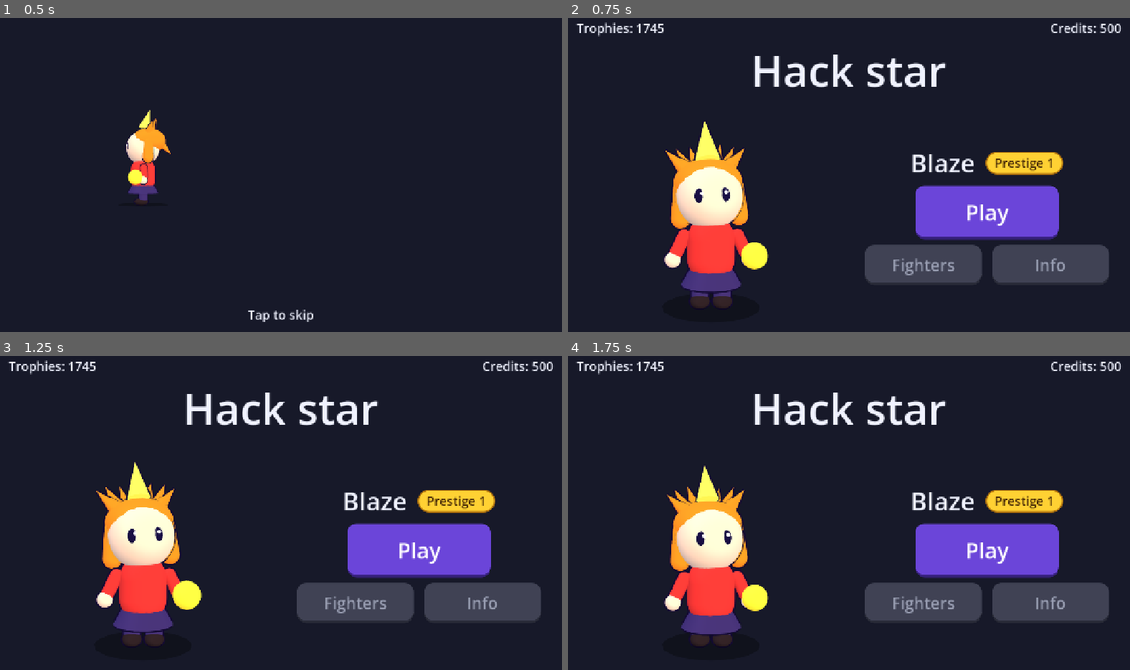
Above: before the commit, frames 1-4 (two rows, left to right).
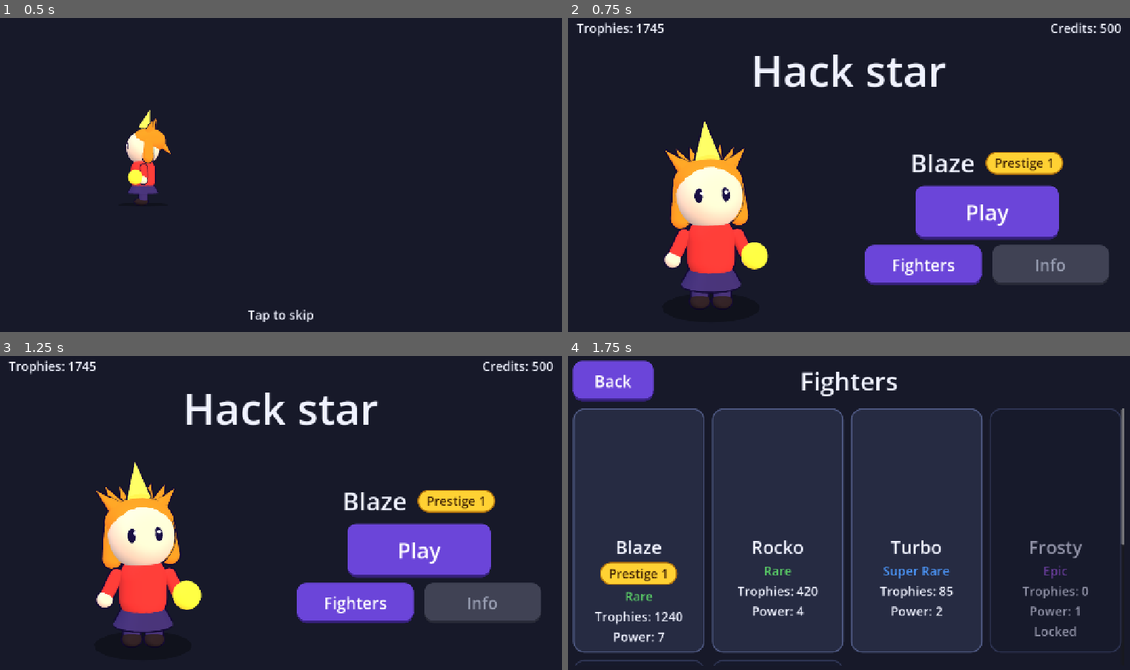
Above: after the commit, the same moments.

Repository: martinnordio/hack_star
Game: Godot game, scene res://scenes/home.tscn
Same seed, same stepped clock (60 frames per second), same inputs: the game is played once before the commit and once after it.
Inputs (mouse positions are in pixels of both pictures, inside the frame that each line leads up to):
- Up to frame 1 (0.5 s): no input
- Up to frame 2 (0.75 s): tap Enter at 0.5 s; move the mouse to (972, 156) at 0.52 s; hold D (move_right) from 0.53 s (still down); hold Shift from 0.53 s (still down); click (972, 156) at 0.67 s
- Up to frame 3 (1.25 s): keep holding D (move_right); keep holding Shift; tap Space at 0.77 s
- Up to frame 4 (1.75 s): release D (move_right) at 1.25 s; release Shift at 1.25 s; click (922, 604) at 1.25 s, where only the run after the commit has a clickable "Fighters"

Frame 1 is identical in both runs. In frame 2, 2.7% of the frame differs, in the area x 52-74%, y 72-86%; in frame 3, 2.7%; in frame 4, 65%, in the area x 0-99%, y 1-99%.

Commit message:
Step 7: Fighter list (#28)
Co-authored-by: Copilot <223556219+Copilot@users.noreply.github.com>

Diff:
--- a/hack_star_godot/scenes/autoload/game_state.gd
+++ b/hack_star_godot/scenes/autoload/game_state.gd
@@ -10,6 +10,8 @@
 var selected_fighter: String = ""
 var selected_skins: Dictionary[String, String] = {}
 var entrance_played: bool = false
+## The fighter pictures of the list, rendered once per game start (see `FighterPictures`).
+var pictures: Dictionary[String, Texture2D] = {}
 
 
 func _ready() -> void:
@@ -27,6 +29,7 @@
 	for fighter_id: String in Fighters.ids():
 		selected_skins[fighter_id] = Fighters.DEFAULT_SKIN
 	entrance_played = false
+	pictures = {}
 
 
 func is_unlocked(fighter_id: String) -> bool:
--- a/hack_star_godot/scenes/autoload/screens.gd
+++ b/hack_star_godot/scenes/autoload/screens.gd
@@ -4,6 +4,7 @@
 
 const HOME: String = "res://scenes/home.tscn"
 const ARENA: String = "res://scenes/arena.tscn"
+const FIGHTERS: String = "res://scenes/fighter_list.tscn"
 
 
 func go_to(path: String) -> Error:
--- /dev/null
+++ b/hack_star_godot/scenes/fighter_list.gd
@@ -0,0 +1,36 @@
+extends Control
+## The fighter list: a scrolling grid with one card per fighter. The pictures come from the
+## cache of `GameState` and are rendered once per game start.
+
+const CARD: PackedScene = preload("res://scenes/ui/fighter_card.tscn")
+const CARD_WIDTH: float = 300.0
+
+@onready var _scroll: ScrollContainer = $Margin/Column/Scroll
+@onready var _grid: GridContainer = $Margin/Column/Scroll/Grid
+
+
+func _ready() -> void:
+	for fighter_id: String in Fighters.ids():
+		var card: FighterCard = CARD.instantiate()
+		card.name = fighter_id.capitalize()
+		card.size_flags_horizontal = Control.SIZE_EXPAND_FILL
+		_grid.add_child(card)
+		card.setup(fighter_id)
+	_scroll.resized.connect(_update_columns)
+	_update_columns()
+	await FighterPictures.ensure(self)
+	if is_inside_tree():
+		for card: FighterCard in _cards():
+			card.set_picture(FighterPictures.cached(card.fighter_id))
+
+
+func _cards() -> Array[FighterCard]:
+	var cards: Array[FighterCard] = []
+	for child: Node in _grid.get_children():
+		cards.append(child as FighterCard)
+	return cards
+
+
+# As many columns as fit the width, at least one.
+func _update_columns() -> void:
+	_grid.columns = maxi(1, int(_scroll.size.x / CARD_WIDTH))
--- /dev/null
+++ b/hack_star_godot/scenes/fighter_list.tscn
@@ -0,0 +1,67 @@
+[gd_scene format=3]
+
+[ext_resource type="Script" path="res://scenes/fighter_list.gd" id="1_list"]
+[ext_resource type="PackedScene" path="res://scenes/ui/back_button.tscn" id="2_back"]
+
+[node name="FighterList" type="Control"]
+layout_mode = 3
+anchors_preset = 15
+anchor_right = 1.0
+anchor_bottom = 1.0
+grow_horizontal = 2
+grow_vertical = 2
+script = ExtResource("1_list")
+
+[node name="Background" type="Panel" parent="."]
+layout_mode = 1
+anchors_preset = 15
+anchor_right = 1.0
+anchor_bottom = 1.0
+grow_horizontal = 2
+grow_vertical = 2
+theme_type_variation = &"BackgroundPanel"
+
+[node name="Margin" type="MarginContainer" parent="."]
+layout_mode = 1
+anchors_preset = 15
+anchor_right = 1.0
+anchor_bottom = 1.0
+grow_horizontal = 2
+grow_vertical = 2
+theme_override_constants/margin_left = 24
+theme_override_constants/margin_top = 24
+theme_override_constants/margin_right = 24
+theme_override_constants/margin_bottom = 16
+
+[node name="Column" type="VBoxContainer" parent="Margin"]
+layout_mode = 2
+theme_override_constants/separation = 16
+
+[node name="Header" type="HBoxContainer" parent="Margin/Column"]
+layout_mode = 2
+
+[node name="BackButton" parent="Margin/Column/Header" instance=ExtResource("2_back")]
+layout_mode = 2
+
+[node name="Title" type="Label" parent="Margin/Column/Header"]
+layout_mode = 2
+size_flags_horizontal = 3
+theme_type_variation = &"HeadingLabel"
+text = "Fighters"
+horizontal_alignment = 1
+
+[node name="Balance" type="Control" parent="Margin/Column/Header"]
+custom_minimum_size = Vector2(180, 0)
+layout_mode = 2
+
+[node name="Scroll" type="ScrollContainer" parent="Margin/Column"]
+layout_mode = 2
+size_flags_vertical = 3
+horizontal_scroll_mode = 3
+
+[node name="Grid" type="GridContainer" parent="Margin/Column/Scroll"]
+layout_mode = 2
+size_flags_horizontal = 3
+theme_override_constants/h_separation = 16
+theme_override_constants/v_separation = 16
+columns = 4
--- a/hack_star_godot/scenes/home.gd
+++ b/hack_star_godot/scenes/home.gd
@@ -1,6 +1,6 @@
 extends Control
 ## The home screen: the chosen fighter and skin, the player's trophies and credits, the
-## fighter's Prestige and **Play**. Fighters and Info open with Steps 7 and 9.
+## fighter's Prestige, **Play** and **Fighters**. Info opens with Step 9.
 ## At each game start it first plays the entrance: the fighter drops in with a bounce, a light
 ## burst and sparkles, the title pops in; a click, a touch or a key skips to the end state.
 
@@ -30,12 +30,14 @@
 @onready var _body: BoxContainer = $Margin/Column/Body
 @onready var _controls: Control = $Margin/Column/Body/Controls
 @onready var _play_button: Button = $Margin/Column/Body/Controls/PlayButton
+@onready var _fighters_button: Button = $Margin/Column/Body/Controls/MoreRow/FightersButton
 @onready var _flash: ColorRect = $Flash
 @onready var _skip_hint: Label = $SkipHint
 
 
 func _ready() -> void:
 	_play_button.pressed.connect(_on_play_pressed)
+	_fighters_button.pressed.connect(_on_fighters_pressed)
 	resized.connect(_arrange)
 	_title.resized.connect(_center_title_pivot)
 	_arrange()
@@ -82,6 +84,10 @@
 
 func _on_play_pressed() -> void:
 	Screens.go_to(Screens.ARENA)
+
+
+func _on_fighters_pressed() -> void:
+	Screens.go_to(Screens.FIGHTERS)
 
 
 static func _is_skip(event: InputEvent) -> bool:
--- a/hack_star_godot/scenes/home.tscn
+++ b/hack_star_godot/scenes/home.tscn
@@ -104,7 +104,6 @@
 [node name="FightersButton" type="Button" parent="Margin/Column/Body/Controls/MoreRow"]
 custom_minimum_size = Vector2(260, 80)
 layout_mode = 2
-disabled = true
 text = "Fighters"
 
 [node name="InfoButton" type="Button" parent="Margin/Column/Body/Controls/MoreRow"]
--- /dev/null
+++ b/hack_star_godot/scenes/ui/fighter_card.gd
@@ -0,0 +1,36 @@
+class_name FighterCard
+extends PanelContainer
+## One fighter in the list: picture, name, rarity, trophies, power level and Prestige badge.
+## A locked fighter is greyed out and shows a lock label.
+
+const LOCKED_TINT: Color = Color(0.6, 0.6, 0.65)
+
+var fighter_id: String = ""
+
+@onready var _picture: TextureRect = $Column/Picture
+@onready var _name_label: Label = $Column/NameLabel
+@onready var _badge: PrestigeBadge = $Column/PrestigeBadge
+@onready var _rarity_label: Label = $Column/RarityLabel
+@onready var _trophies_label: Label = $Column/TrophiesLabel
+@onready var _power_label: Label = $Column/PowerLabel
+@onready var _lock_label: Label = $Column/LockLabel
+
+
+## Fills the card from the catalogue and `GameState`.
+func setup(new_fighter_id: String) -> void:
+	fighter_id = new_fighter_id
+	var fighter: Dictionary = Fighters.get_fighter(fighter_id)
+	_name_label.text = fighter["name"]
+	_rarity_label.text = fighter["rarity"]
+	_rarity_label.add_theme_color_override("font_color", Rarity.color(fighter["rarity"]))
+	_trophies_label.text = "Trophies: %d" % GameState.trophies[fighter_id]
+	_power_label.text = "Power: %d" % GameState.power_levels[fighter_id]
+	_badge.show_for_trophies(GameState.trophies[fighter_id])
+	var unlocked: bool = GameState.is_unlocked(fighter_id)
+	_lock_label.visible = not unlocked
+	modulate = Color.WHITE if unlocked else LOCKED_TINT
+	set_picture(FighterPictures.cached(fighter_id))
+
+
+func set_picture(texture: Texture2D) -> void:
+	_picture.texture = texture
--- /dev/null
+++ b/hack_star_godot/scenes/ui/fighter_card.tscn
@@ -0,0 +1,54 @@
+[gd_scene format=3]
+
+[ext_resource type="Script" path="res://scenes/ui/fighter_card.gd" id="1_card"]
+[ext_resource type="PackedScene" path="res://scenes/ui/prestige_badge.tscn" id="2_badge"]
+
+[sub_resource type="CanvasItemMaterial" id="CanvasItemMaterial_premult"]
+blend_mode = 4
+
+[node name="FighterCard" type="PanelContainer"]
+custom_minimum_size = Vector2(280, 0)
+theme_type_variation = &"CardPanel"
+script = ExtResource("1_card")
+
+[node name="Column" type="VBoxContainer" parent="."]
+layout_mode = 2
+theme_override_constants/separation = 6
+
+[node name="Picture" type="TextureRect" parent="Column"]
+material = SubResource("CanvasItemMaterial_premult")
+custom_minimum_size = Vector2(0, 260)
+layout_mode = 2
+expand_mode = 1
+stretch_mode = 5
+
+[node name="NameLabel" type="Label" parent="Column"]
+layout_mode = 2
+theme_type_variation = &"SubheadingLabel"
+text = "Fighter"
+horizontal_alignment = 1
+
+[node name="PrestigeBadge" parent="Column" instance=ExtResource("2_badge")]
+layout_mode = 2
+size_flags_horizontal = 4
+
+[node name="RarityLabel" type="Label" parent="Column"]
+layout_mode = 2
+text = "Rare"
+horizontal_alignment = 1
+
+[node name="TrophiesLabel" type="Label" parent="Column"]
+layout_mode = 2
+text = "Trophies: 0"
+horizontal_alignment = 1
+
+[node name="PowerLabel" type="Label" parent="Column"]
+layout_mode = 2
+text = "Power: 1"
+horizontal_alignment = 1
+
+[node name="LockLabel" type="Label" parent="Column"]
+visible = false
+layout_mode = 2
+text = "Locked"
+horizontal_alignment = 1
--- /dev/null
+++ b/hack_star_godot/scenes/ui/fighter_pictures.gd
@@ -0,0 +1,52 @@
+class_name FighterPictures
+extends RefCounted
+## The pictures of the fighter list: each fighter in its chosen skin is rendered once by an
+## off-screen `FighterStage` into an `ImageTexture` and cached in `GameState.pictures` (a live 3D
+## view per card would cost six renders per frame on a phone).
+
+const STAGE: PackedScene = preload("res://scenes/ui/fighter_stage.tscn")
+const PICTURE_SIZE: Vector2 = Vector2(256.0, 320.0)
+const FAR_AWAY: Vector2 = Vector2(-10000.0, -10000.0)
+const RENDER_FRAMES: int = 3
+
+
+static func key(fighter_id: String, skin_id: String) -> String:
+	return "%s/%s" % [fighter_id, skin_id]
+
+
+## The cached picture of a fighter in its chosen skin, or null while it is not rendered.
+static func cached(fighter_id: String) -> Texture2D:
+	return GameState.pictures.get(key(fighter_id, GameState.selected_skins[fighter_id]))
+
+
+## Renders the pictures that are not cached yet. A run without a renderer (headless) has nothing
+## to draw and caches nothing.
+static func ensure(host: Node) -> void:
+	if DisplayServer.get_name() == "headless":
+		return
+	var stages: Dictionary[String, FighterStage] = {}
+	for fighter_id: String in Fighters.ids():
+		var skin_id: String = GameState.selected_skins[fighter_id]
+		var picture_key: String = key(fighter_id, skin_id)
+		if GameState.pictures.has(picture_key):
+			continue
+		var stage: FighterStage = STAGE.instantiate()
+		stage.position = FAR_AWAY
+		host.add_child(stage)
+		stage.size = PICTURE_SIZE
+		stage.model.idle_enabled = false
+		stage.show_fighter(fighter_id, skin_id)
+		stages[picture_key] = stage
+	if stages.is_empty():
+		return
+	var tree: SceneTree = host.get_tree()
+	for frame: int in RENDER_FRAMES:
+		await tree.process_frame
+	for picture_key: String in stages:
+		var stage: FighterStage = stages[picture_key]
+		if not is_instance_valid(stage):
+			continue
+		var image: Image = stage.get_node("Viewport").get_texture().get_image()
+		if image != null and not image.is_empty():
+			GameState.pictures[picture_key] = ImageTexture.create_from_image(image)
+		stage.queue_free()
--- a/hack_star_godot/scenes/ui/hack_star_theme.tres
+++ b/hack_star_godot/scenes/ui/hack_star_theme.tres
@@ -64,6 +64,22 @@
 border_width_bottom = 3
 border_color = Color(0.3, 0.34, 0.5, 1)
 
+[sub_resource type="StyleBoxFlat" id="CardPanel_panel"]
+content_margin_left = 16.0
+content_margin_top = 16.0
+content_margin_right = 16.0
+content_margin_bottom = 16.0
+bg_color = Color(0.15, 0.17, 0.26, 1)
+corner_radius_top_left = 24
+corner_radius_top_right = 24
+corner_radius_bottom_right = 24
+corner_radius_bottom_left = 24
+border_width_left = 3
+border_width_top = 3
+border_width_right = 3
+border_width_bottom = 3
+border_color = Color(0.3, 0.34, 0.5, 1)
+
 [sub_resource type="StyleBoxFlat" id="Panel_background"]
 bg_color = Color(0.09, 0.1, 0.16, 1)
 
@@ -71,6 +87,8 @@
 default_font_size = 28
 BackgroundPanel/base_type = &"Panel"
 BackgroundPanel/styles/panel = SubResource("Panel_background")
+CardPanel/base_type = &"PanelContainer"
+CardPanel/styles/panel = SubResource("CardPanel_panel")
 BigButton/base_type = &"Button"
 BigButton/font_sizes/font_size = 48
 Button/colors/font_color = Color(1, 1, 1, 1)
@@ -85,6 +103,8 @@
 Button/styles/pressed = SubResource("Button_pressed")
 HeadingLabel/base_type = &"Label"
 HeadingLabel/font_sizes/font_size = 56
+SubheadingLabel/base_type = &"Label"
+SubheadingLabel/font_sizes/font_size = 40
 Label/colors/font_color = Color(0.94, 0.95, 1, 1)
 Label/font_sizes/font_size = 28
 Panel/styles/panel = SubResource("Panel_card")
--- /dev/null
+++ b/hack_star_godot/tests/test_fighter_list.gd
@@ -0,0 +1,104 @@
+extends GutTest
+
+const LIST: PackedScene = preload("res://scenes/fighter_list.tscn")
+const GRID_PATH: String = "Margin/Column/Scroll/Grid"
+
+
+func before_each() -> void:
+	GameState.reset()
+
+
+func _show_list() -> Control:
+	var screen: Control = autofree(LIST.instantiate())
+	add_child(screen)
+	return screen
+
+
+func _card(screen: Control, fighter_id: String) -> FighterCard:
+	return screen.get_node(GRID_PATH).get_node(fighter_id.capitalize())
+
+
+func test_has_six_cards_in_catalogue_order() -> void:
+	var screen: Control = _show_list()
+	var ids: Array[String] = []
+	for card: FighterCard in screen.get_node(GRID_PATH).get_children():
+		ids.append(card.fighter_id)
+	assert_eq(ids, Fighters.ids())
+	assert_eq(ids.size(), 6)
+
+
+func test_card_shows_name_rarity_trophies_and_power() -> void:
+	var card: FighterCard = _card(_show_list(), "blaze")
+	assert_eq(card.get_node("Column/NameLabel").text, "Blaze")
+	assert_eq(card.get_node("Column/RarityLabel").text, "Rare")
+	assert_eq(card.get_node("Column/TrophiesLabel").text, "Trophies: 1240")
+	assert_eq(card.get_node("Column/PowerLabel").text, "Power: 7")
+
+
+func test_rarity_is_shown_in_its_colour() -> void:
+	var label: Label = _card(_show_list(), "pixel").get_node("Column/RarityLabel")
+	assert_eq(label.get_theme_color("font_color"), Rarity.color("Legendary"))
+
+
+func test_blaze_shows_prestige_1_and_the_others_no_badge() -> void:
+	var screen: Control = _show_list()
+	var badge: PrestigeBadge = _card(screen, "blaze").get_node("Column/PrestigeBadge")
+	assert_true(badge.visible)
+	assert_eq(badge.get_node("Label").text, "Prestige 1")
+	for fighter_id: String in ["rocko", "turbo", "frosty", "luna", "pixel"]:
+		var other: PrestigeBadge = _card(screen, fighter_id).get_node("Column/PrestigeBadge")
+		assert_false(other.visible, "%s has no badge" % fighter_id)
+
+
+func test_locked_fighters_are_greyed_out_with_a_lock() -> void:
+	var screen: Control = _show_list()
+	for fighter_id: String in ["frosty", "luna", "pixel"]:
+		var card: FighterCard = _card(screen, fighter_id)
+		assert_true(card.get_node("Column/LockLabel").visible, "%s shows the lock" % fighter_id)
+		assert_lt(card.modulate.r, 1.0, "%s is greyed out" % fighter_id)
+	for fighter_id: String in ["blaze", "rocko", "turbo"]:
+		var card: FighterCard = _card(screen, fighter_id)
+		assert_false(card.get_node("Column/LockLabel").visible, "%s has no lock" % fighter_id)
+		assert_eq(card.modulate, Color.WHITE)
+
+
+func test_cached_pictures_are_used_without_rendering_again() -> void:
+	var texture: ImageTexture = ImageTexture.create_from_image(
+		Image.create(4, 4, false, Image.FORMAT_RGBA8)
+	)
+	for fighter_id: String in Fighters.ids():
+		GameState.pictures[FighterPictures.key(fighter_id, "default")] = texture
+	var screen: Control = _show_list()
+	assert_eq(_card(screen, "luna").get_node("Column/Picture").texture, texture)
+	assert_eq(screen.get_children().size(), 2, "no off-screen stage was added")
+
+
+func test_columns_follow_the_width() -> void:
+	var holder: Control = autofree(Control.new())
+	add_child(holder)
+	var screen: Control = LIST.instantiate()
+	holder.add_child(screen)
+	var grid: GridContainer = screen.get_node(GRID_PATH)
+	holder.size = Vector2(1280, 720)
+	await wait_process_frames(2)
+	assert_eq(grid.columns, 4)
+	holder.size = Vector2(500, 900)
+	await wait_process_frames(2)
+	assert_eq(grid.columns, 1)
+
+
+func test_back_goes_home() -> void:
+	var tree: SceneTree = get_tree()
+	var previous: Node = tree.current_scene
+	var placeholder: Node = Node.new()
+	tree.root.add_child(placeholder)
+	tree.current_scene = placeholder
+	var screen: Control = LIST.instantiate()
+	placeholder.add_child(screen)
+	screen.get_node("Margin/Column/Header/BackButton").pressed.emit()
+	await wait_process_frames(2)
+	var shown: Node = tree.current_scene
+	assert_eq(shown.scene_file_path, Screens.HOME, "Back opens the home screen")
+	shown.queue_free()
+	await wait_process_frames(1)
+	tree.current_scene = previous
--- a/hack_star_godot/tests/test_home.gd
+++ b/hack_star_godot/tests/test_home.gd
@@ -54,10 +54,28 @@
 	assert_false(screen.get_node("Margin/Column/Body/Controls/NameRow/PrestigeBadge").visible)
 
 
-func test_fighters_and_info_wait_for_their_steps() -> void:
-	var screen: Control = _show_home()
-	assert_true(screen.get_node("Margin/Column/Body/Controls/MoreRow/FightersButton").disabled)
+func test_info_waits_for_its_step() -> void:
+	var screen: Control = _show_home()
 	assert_true(screen.get_node("Margin/Column/Body/Controls/MoreRow/InfoButton").disabled)
+
+
+func test_fighters_opens_the_fighter_list() -> void:
+	var tree: SceneTree = get_tree()
+	var previous: Node = tree.current_scene
+	var placeholder: Node = Node.new()
+	tree.root.add_child(placeholder)
+	tree.current_scene = placeholder
+	var screen: Control = HOME.instantiate()
+	placeholder.add_child(screen)
+	var button: Button = screen.get_node("Margin/Column/Body/Controls/MoreRow/FightersButton")
+	assert_false(button.disabled)
+	button.pressed.emit()
+	await wait_process_frames(2)
+	var shown: Node = tree.current_scene
+	assert_eq(shown.scene_file_path, Screens.FIGHTERS, "Fighters opens the list")
+	shown.queue_free()
+	await wait_process_frames(1)
+	tree.current_scene = previous
 
 
 func test_play_opens_the_arena() -> void:
--- a/hack_star_godot/tests/test_screen_sizes.gd
+++ b/hack_star_godot/tests/test_screen_sizes.gd
@@ -3,6 +3,7 @@
 ## and Play and Back react to a mouse click and to a touch.
 
 const HOME_SCENE: PackedScene = preload("res://scenes/home.tscn")
+const LIST_SCENE: PackedScene = preload("res://scenes/fighter_list.tscn")
 const ARENA_SCENE: PackedScene = preload("res://scenes/arena.tscn")
 const ArenaScript: GDScript = preload("res://scenes/arena.gd")
 const SIZES: Dictionary = {
@@ -96,6 +97,34 @@
 		shown[0].queue_free()
 
 
+func test_fighter_list_fits_every_size() -> void:
+	for label: String in SIZES:
+		var size: Vector2i = SIZES[label]
+		var shown: Array = await _show_in_viewport(LIST_SCENE, size)
+		var screen: Control = shown[1]
+		var visible_rect: Rect2 = Rect2(Vector2.ZERO, _content_size(size))
+		_assert_inside(screen.get_node("Margin/Column/Header/BackButton"), visible_rect, label)
+		_assert_inside(screen.get_node("Margin/Column/Header/Title"), visible_rect, label)
+		var scroll: ScrollContainer = screen.get_node("Margin/Column/Scroll")
+		_assert_inside(scroll, visible_rect, "%s scroll" % label)
+		var grid: GridContainer = scroll.get_node("Grid")
+		assert_lte(grid.size.x, scroll.size.x + 0.5, "%s grid is not wider than the screen" % label)
+		var first: Control = grid.get_child(0)
+		_assert_inside(first, visible_rect, "%s first card" % label)
+		shown[0].queue_free()
+
+
+func test_back_on_the_list_reacts_to_mouse_click_and_touch() -> void:
+	var shown: Array = await _show_in_viewport(LIST_SCENE, Vector2i(844, 390))
+	var button: Button = shown[1].get_node("Margin/Column/Header/BackButton")
+	_drop_handlers(button)
+	watch_signals(button)
+	_click(shown[0], button)
+	assert_signal_emit_count(button, "pressed", 1, "a click presses Back")
+	_touch(shown[0], button)
+	assert_signal_emit_count(button, "pressed", 2, "a touch presses Back")
+
+
 func test_arena_fits_every_size() -> void:
 	for label: String in SIZES:
 		var size: Vector2i = SIZES[label]
--- a/hack_star_godot/tests/test_screens.gd
+++ b/hack_star_godot/tests/test_screens.gd
@@ -4,7 +4,7 @@
 
 
 func test_each_screen_constant_names_an_existing_scene() -> void:
-	for path: String in [Screens.HOME, Screens.ARENA]:
+	for path: String in [Screens.HOME, Screens.ARENA, Screens.FIGHTERS]:
 		assert_true(ResourceLoader.exists(path), "%s exists" % path)
 		assert_true(load(path) is PackedScene, "%s is a scene" % path)
 
Not shown, added: hack_star_godot/scenes/fighter_list.gd.uid
Not shown, added: hack_star_godot/scenes/ui/fighter_card.gd.uid
Not shown, added: hack_star_godot/scenes/ui/fighter_pictures.gd.uid
Not shown, added: hack_star_godot/tests/test_fighter_list.gd.uid
Not shown, changed: hack_star_godot/.specs/features/2026_11_12_04_basic_ui_spec.md
Not shown, changed: hack_star_godot/docs/architecture.md
